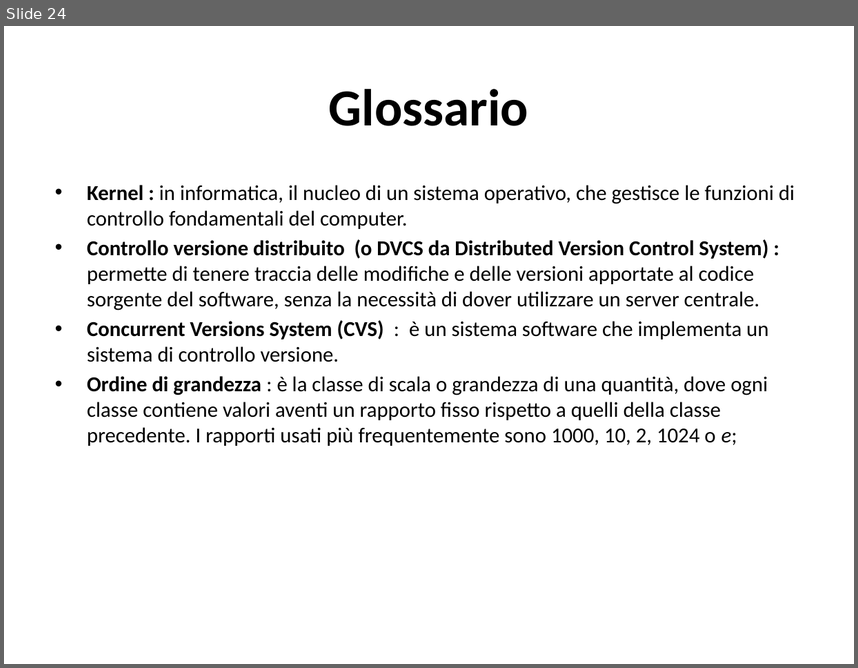
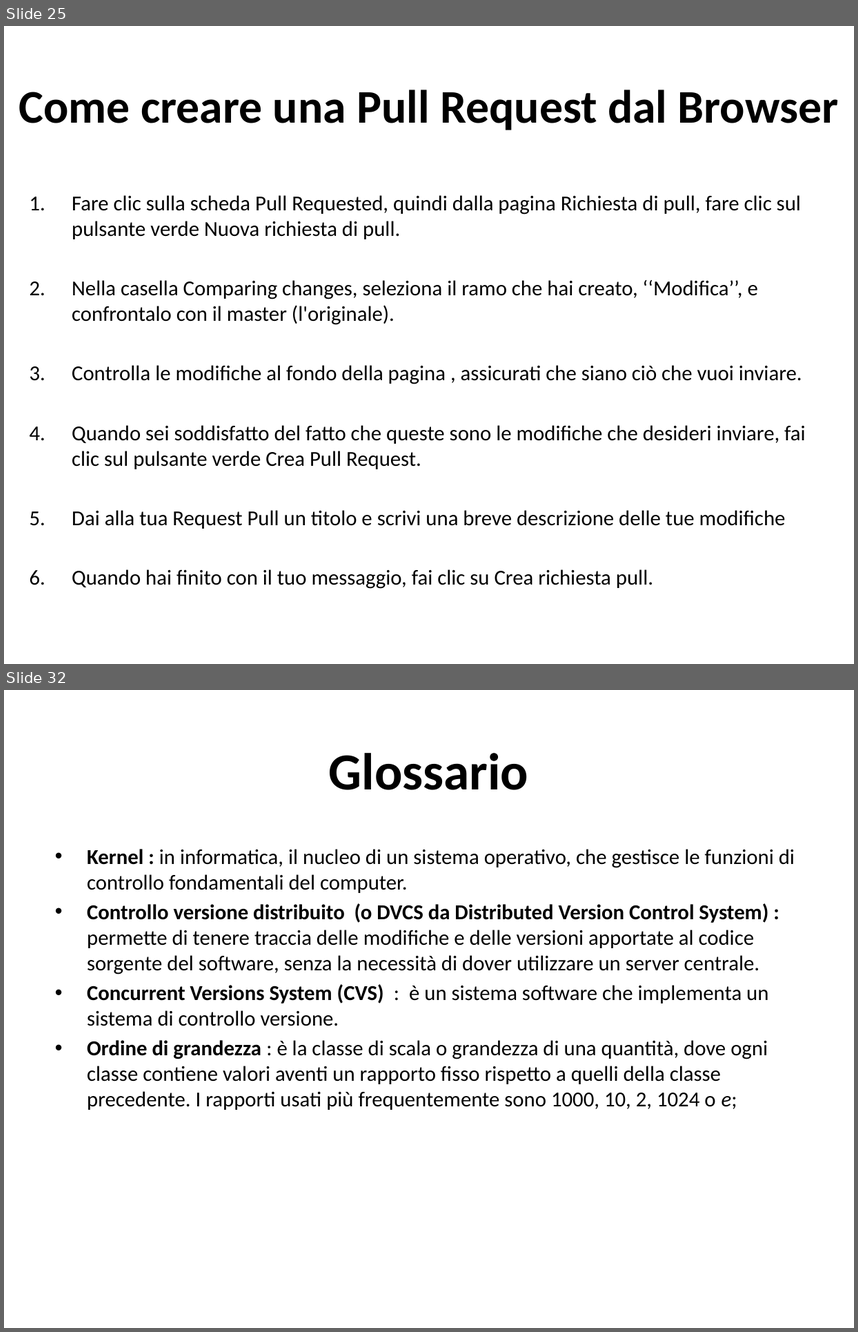
Before and after one commit to TeamEngim/GitHub-Introduction, a slide deck: Primi passi su GitHub.pptx. Shown one above the other, each under a label of ours: slide 24 before the commit, slides 25 and 32 after it; the slides between them are not shown. The pictures are 858x668 and 858x1332 pixels, drawn with LibreOffice and Linux fonts; fonts in the diff are those of the drawing. Boxes give left, top, right and bottom in pixels: in the first picture for what was removed or moved away, otherwise in the second. Text is boxed around its words. In the diff, an @@ line names an element or a change of style, - is before the commit and + after.

```diff
--- a/Primi passi su GitHub.pptx
+++ b/Primi passi su GitHub.pptx
@@ slide 25 added at (4,26,854,664), background #FFFFFF @@
@@ title added at (18,89,839,130), 39.6 pt, text #000000, bold @@
+Come creare una Pull Request dal Browser
@@ text added at (72,195,806,588), 18 pt, text #000000 @@
+1. Fare clic sulla scheda Pull Requested, quindi dalla pagina Richiesta di pull, fare clic sul pulsante verde Nuova richiesta di pull.
+2. Nella casella Comparing changes, seleziona il ramo che hai creato, ‘‘Modifica’’, e confrontalo con il master (l'originale).
+3. Controlla le modifiche al fondo della pagina , assicurati che siano ciò che vuoi inviare.
+4. Quando sei soddisfatto del fatto che queste sono le modifiche che desideri inviare, fai clic sul pulsante verde Crea Pull Request.
+5. Dai alla tua Request Pull un titolo e scrivi una breve descrizione delle tue modifiche
+6. Quando hai finito con il tuo messaggio, fai clic su Crea richiesta pull.
@@ what was slide 24 is now slide 32 @@
```
Also in this commit, not shown: 10 slides changed, 7 other slides added.
